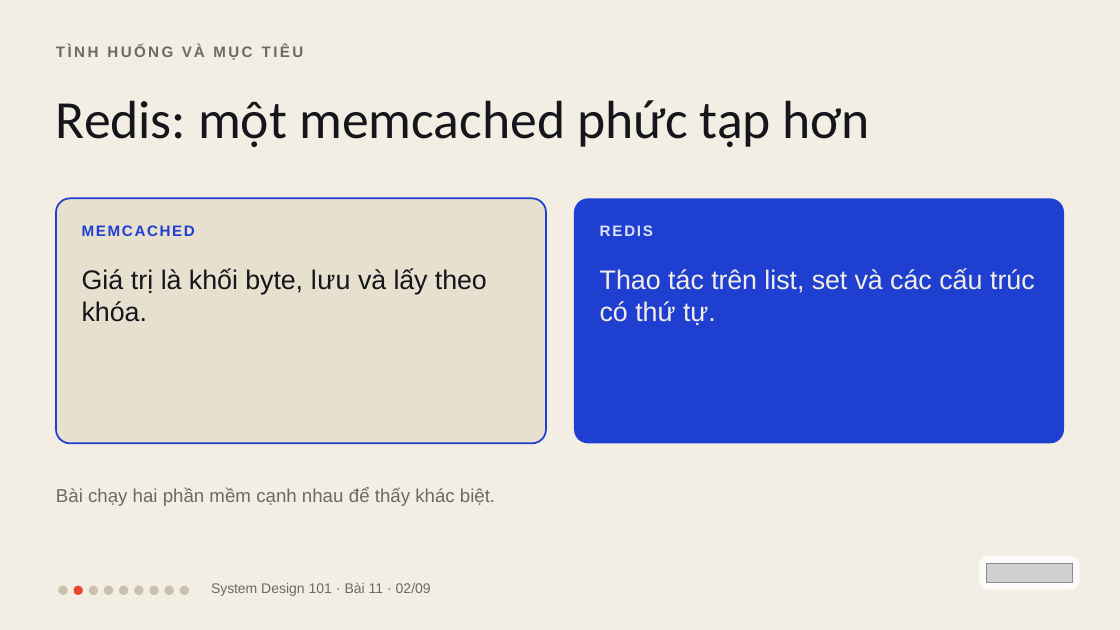
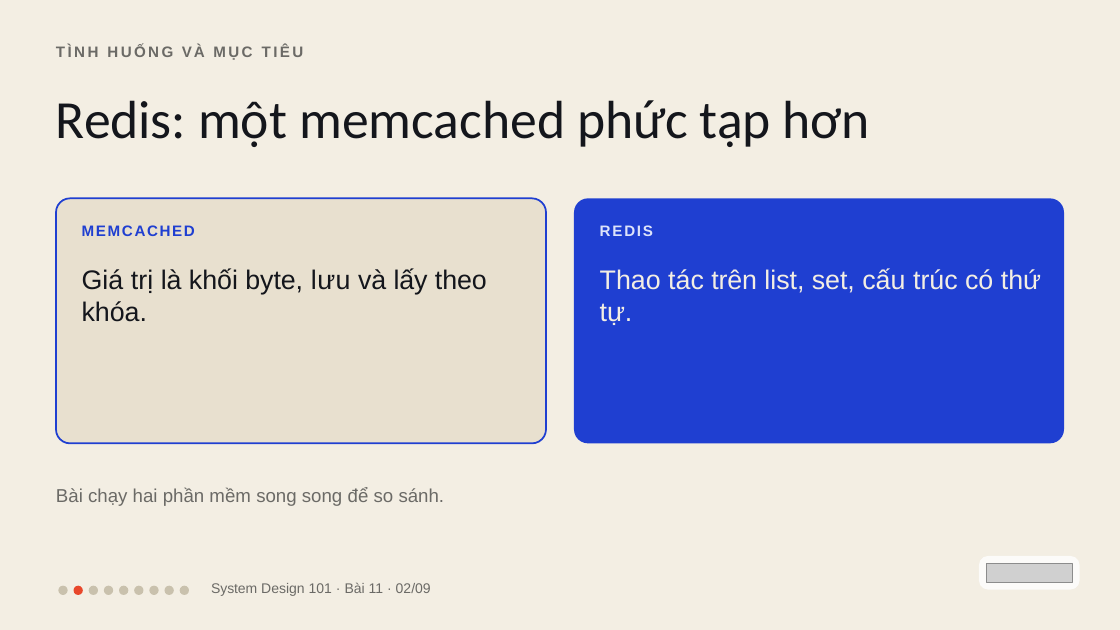
Before and after one commit to vohoailinh90/tool-marketing-studio, a slide deck: slide 2 of system-design-101/vi/lessons/sd-06-011/slides/sd-06-011.pptx. Drawn at 1120x630 pixels with LibreOffice and Linux fonts; fonts in the diff are those of the drawing; grey boxes stand for pictures. Boxes give left, top, right and bottom in pixels: in the first picture for what was removed or moved away, otherwise in the second. Text is boxed around its words. In the diff, an @@ line names an element or a change of style, - is before the commit and + after.

```diff
--- a/system-design-101/vi/lessons/sd-06-011/slides/sd-06-011.pptx
+++ b/system-design-101/vi/lessons/sd-06-011/slides/sd-06-011.pptx
@@ text at box(600, 268, 1041, 325): text changed @@
-Thao tác trên list, set và các cấu trúc có thứ tự.
+Thao tác trên list, set, cấu trúc có thứ tự.
@@ text at box(56, 488, 445, 506): text changed @@
-Bài chạy hai phần mềm cạnh nhau để thấy khác biệt.
+Bài chạy hai phần mềm song song để so sánh.
```
Also in this commit, not shown: 3 other slides changed, 7 other files.
